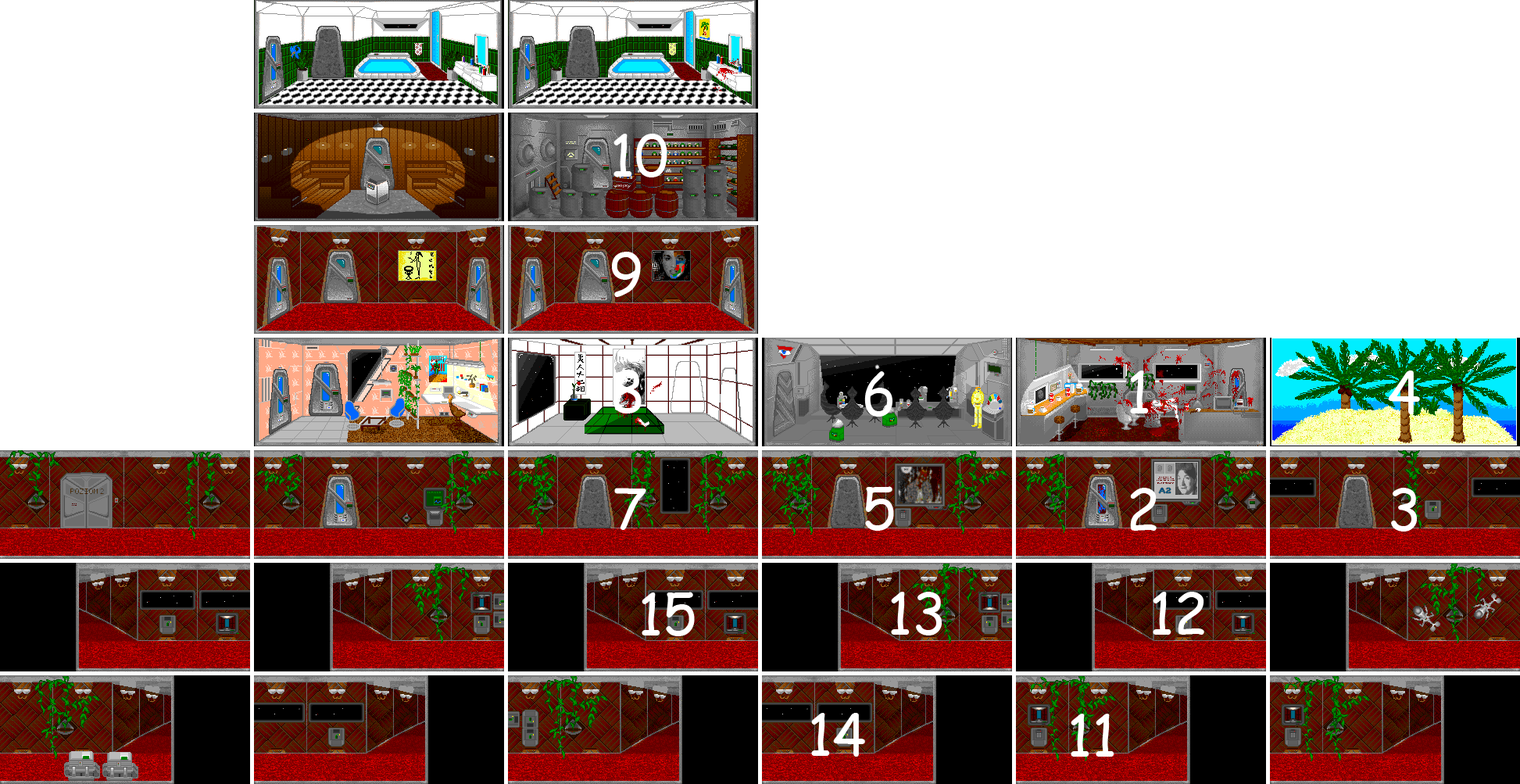
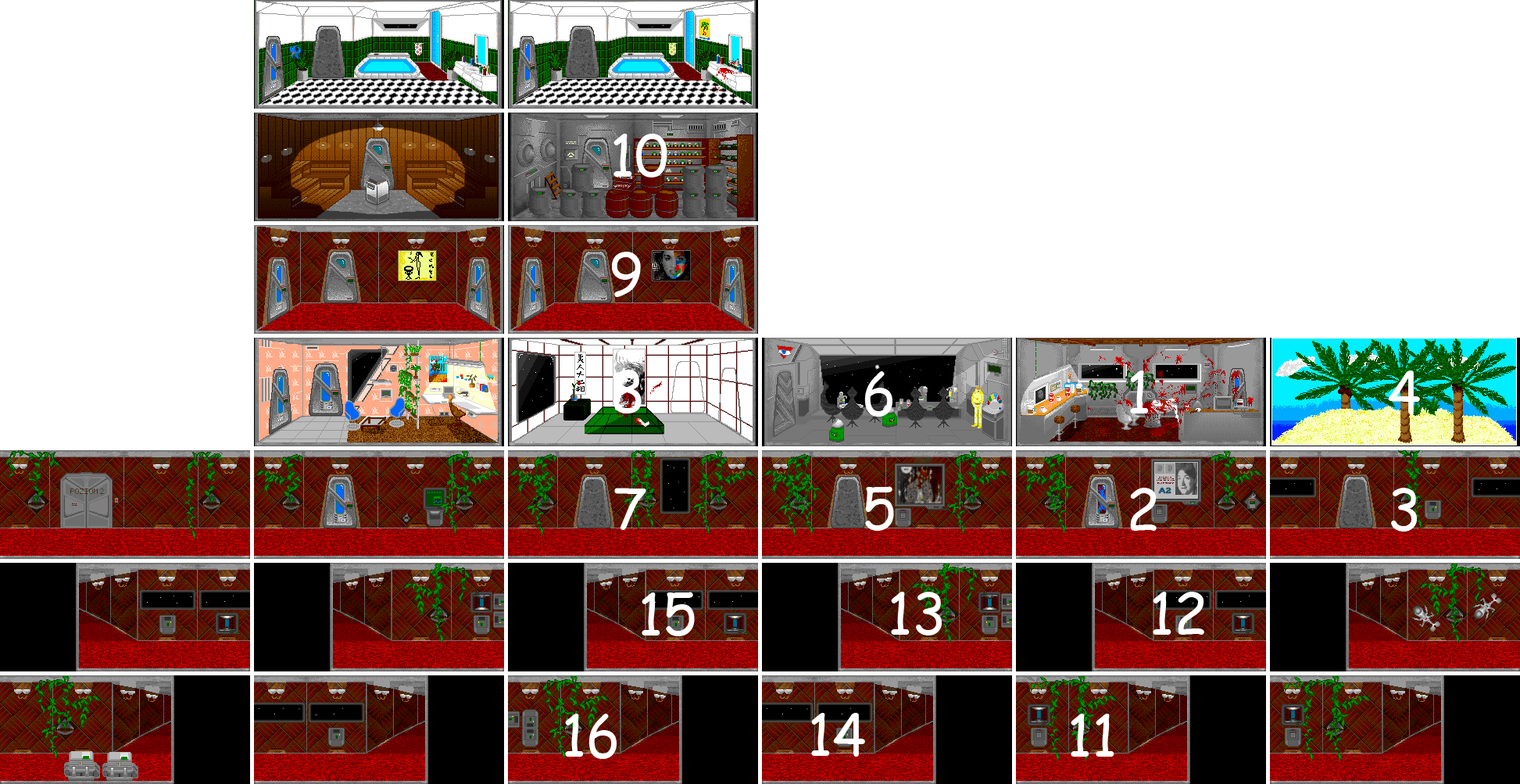
Comparing the layer stacks of the two w=1520, h=784 images. Changes:
added layer "16" above "15" over [565, 713, 617, 759]
